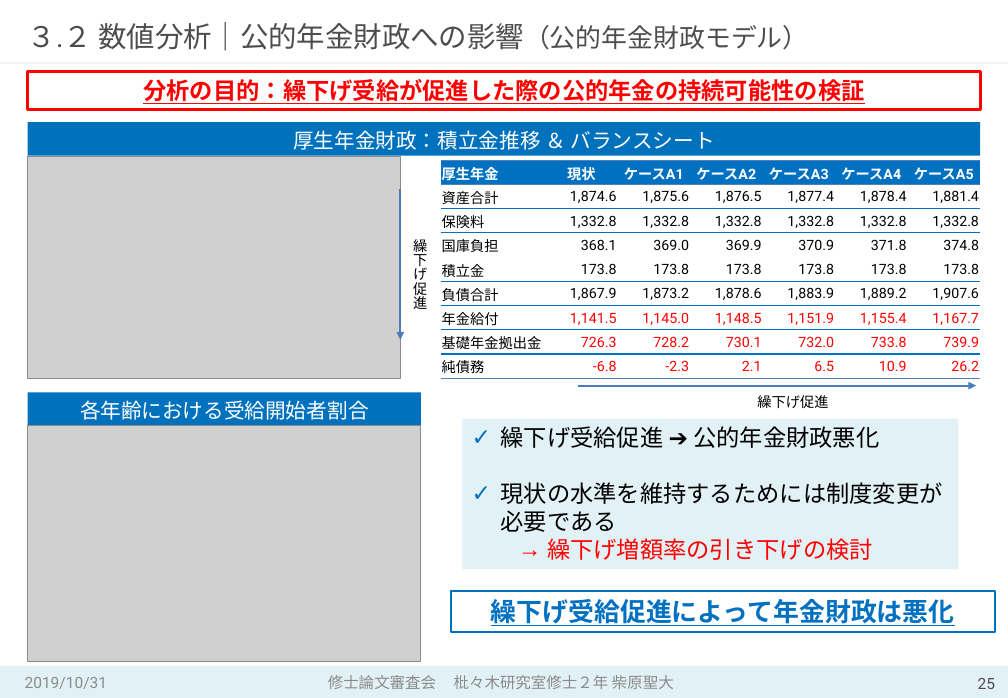
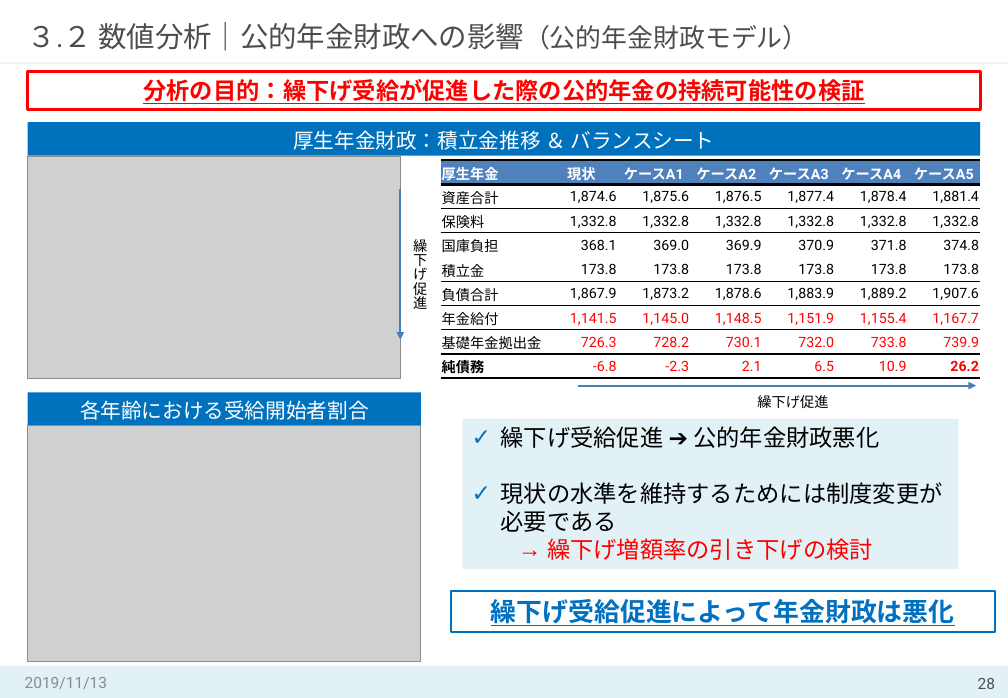
Before and after one commit to MasahiroShibahara/Open, a slide deck: slide 28 of Masahiro_Shibahara①.pptx (slide 25 before the commit). Drawn at 1008x698 pixels with LibreOffice and Linux fonts; fonts in the diff are those of the drawing; grey boxes stand for pictures. Boxes give left, top, right and bottom in pixels: in the first picture for what was removed or moved away, otherwise in the second. Text is boxed around its words. In the diff, an @@ line names an element or a change of style, - is before the commit and + after.

```diff
--- a/Masahiro_Shibahara①.pptx
+++ b/Masahiro_Shibahara①.pptx
@@ table at bbox=[441, 160, 981, 381] @@
@@ fill #0070C0 to #4F81BD in row 1 @@
@@ fill none to #FFFFFF in 56 cells @@
@@ borders changed @@
@@ text at bbox=[25, 677, 107, 689]: text changed @@
-2019/10/31
+2019/11/13
@@ text removed at bbox=[328, 675, 674, 689] @@
-修士論文審査会 枇々木研究室修士２年 柴原聖大
```
Also in this commit, not shown: 40 other slides changed, 6 slides added.
